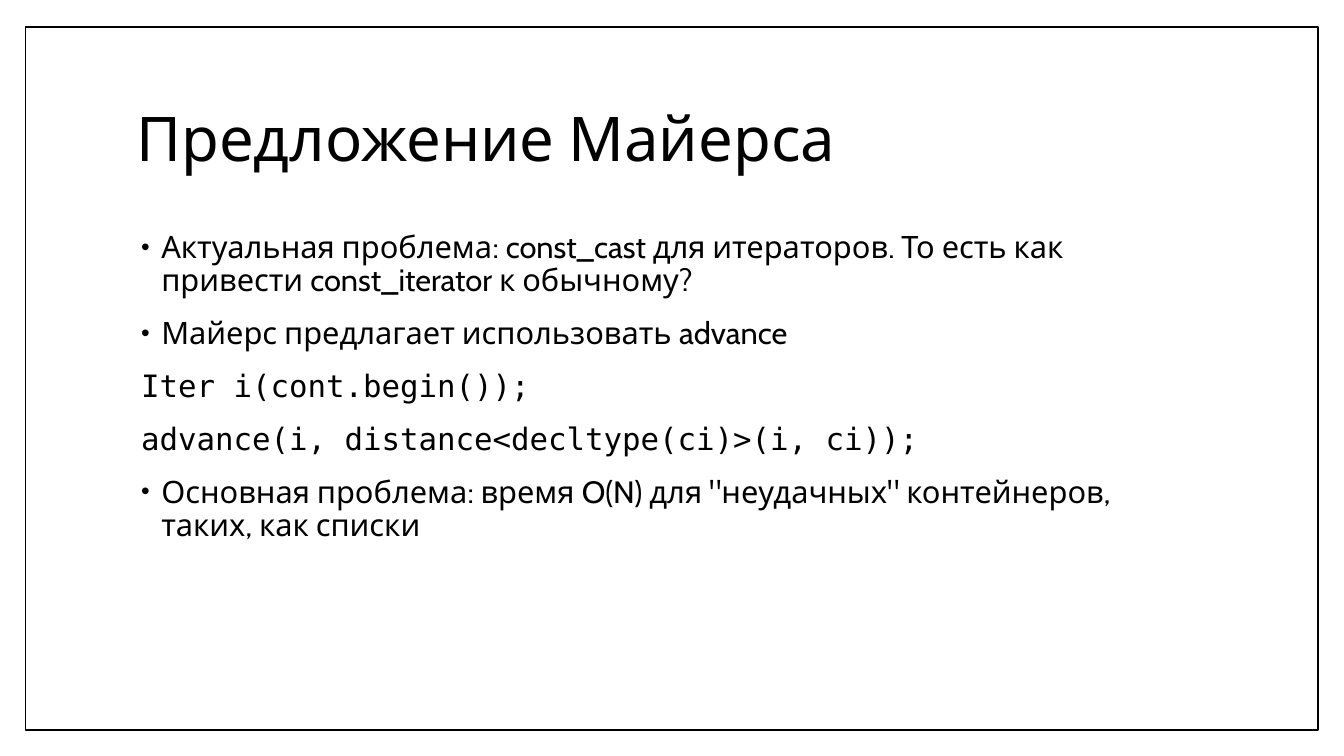
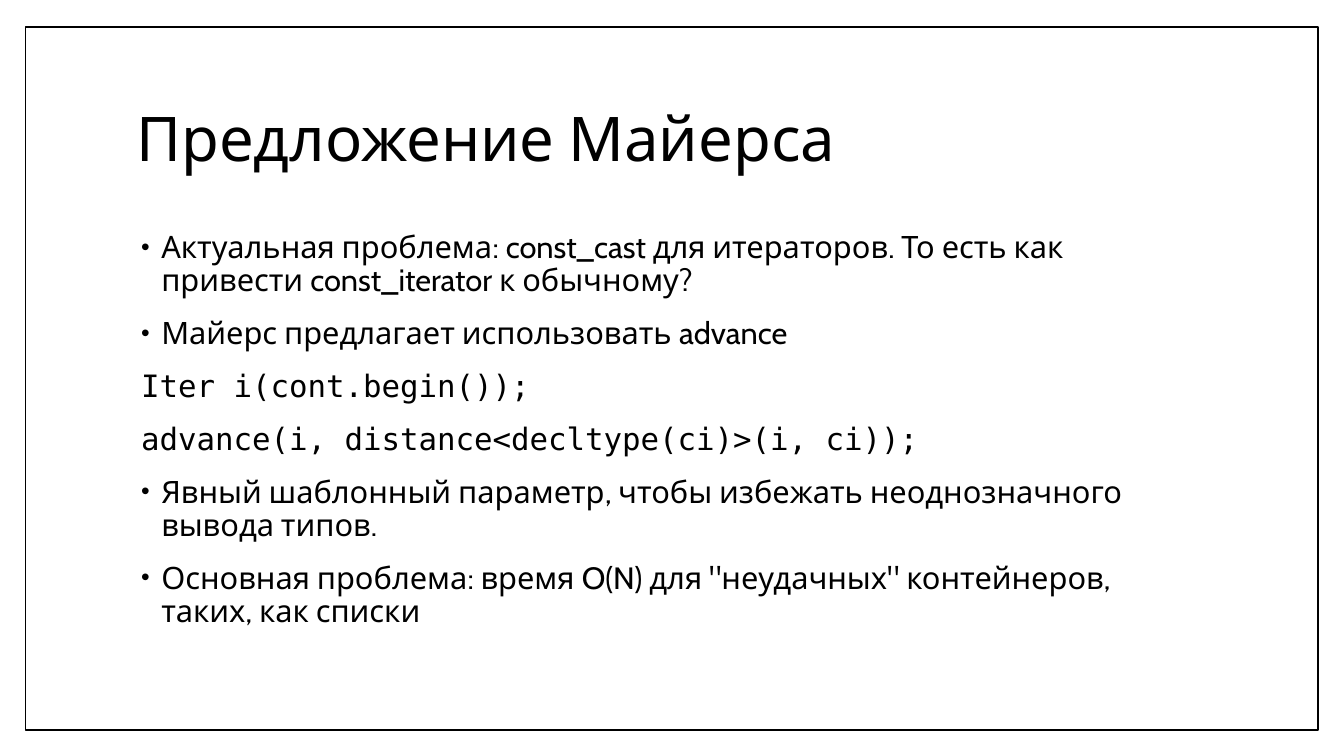
Before and after one commit to MIPT-ILab/cpp-lects-rus, a slide deck: slide 39 of slides/lec2-10-iterators.pptx (slide 30 before the commit). Drawn at 1344x756 pixels with LibreOffice and Linux fonts; fonts in the diff are those of the drawing. Boxes give left, top, right and bottom in pixels: in the first picture for what was removed or moved away, otherwise in the second. Text is boxed around its words. In the diff, an @@ line names an element or a change of style, - is before the commit and + after.

```diff
--- a/slides/lec2-10-iterators.pptx
+++ b/slides/lec2-10-iterators.pptx
@@ text at <box>161,479,1122,542</box>: paragraph added @@
+• Явный шаблонный параметр, чтобы избежать неоднозначного вывода типов.
```
Also in this commit, not shown: 17 other slides changed, 33 slides added, 1 slide removed, 28 other files.
